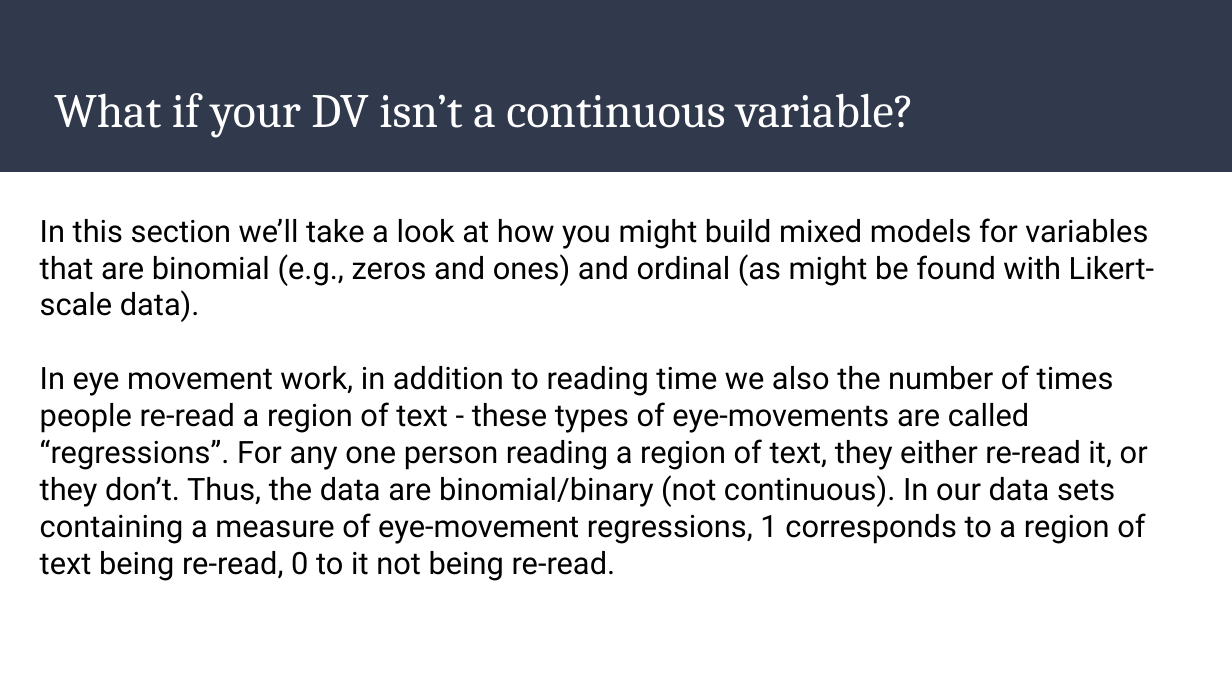
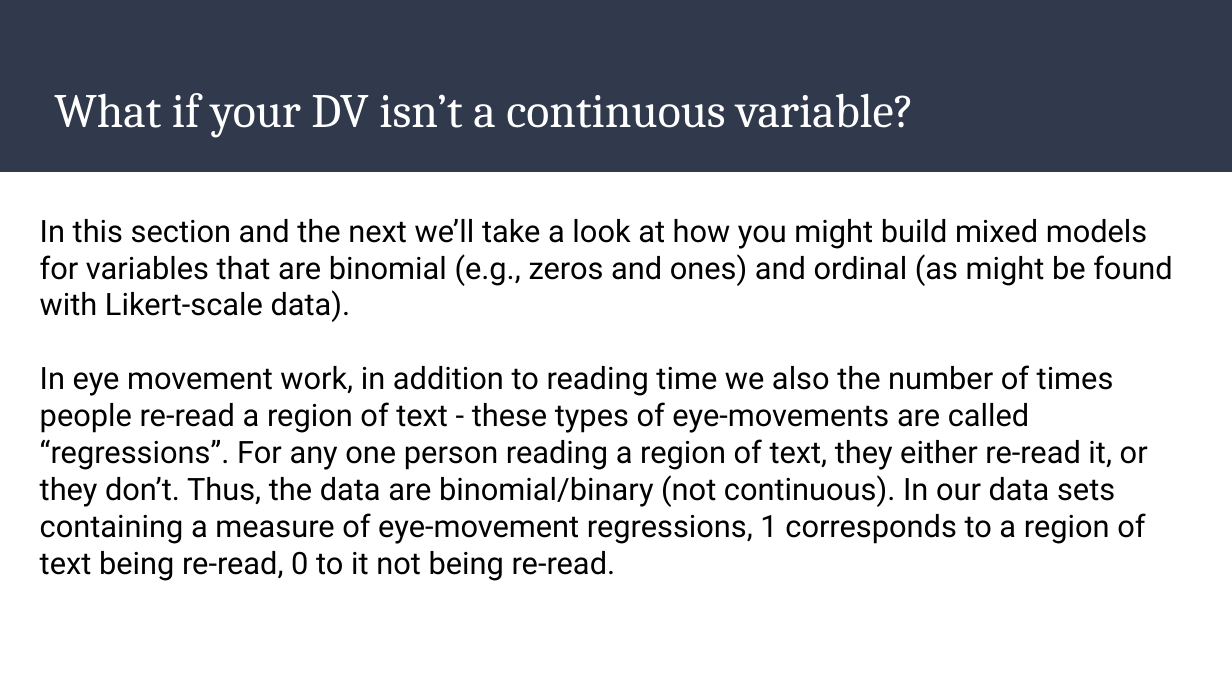
Before and after one commit to dannagifford/Wk5-16_mixed_models_pt2, a slide deck: slide 24 of slides/Mixed_Models_Part_2.odp (slide 23 before the commit). Drawn at 1232x693 pixels with LibreOffice and Linux fonts; fonts in the diff are those of the drawing. Boxes give left, top, right and bottom in pixels: in the first picture for what was removed or moved away, otherwise in the second. Text is boxed around its words. In the diff, an @@ line names an element or a change of style, - is before the commit and + after.

```diff
--- a/slides/Mixed_Models_Part_2.odp
+++ b/slides/Mixed_Models_Part_2.odp
@@ text at [40, 219, 1173, 322]: text changed @@
-In this section we’ll take a look at how you might build mixed models for variables that are binomial (e.g., zeros and ones) and ordinal (as might be found with Likert-scale data).
+In this section and the next we’ll take a look at how you might build mixed models for variables that are binomial (e.g., zeros and ones) and ordinal (as might be found with Likert-scale data).
```
Also in this commit, not shown: 5 other slides changed, 1 slide added, 1 other file.
